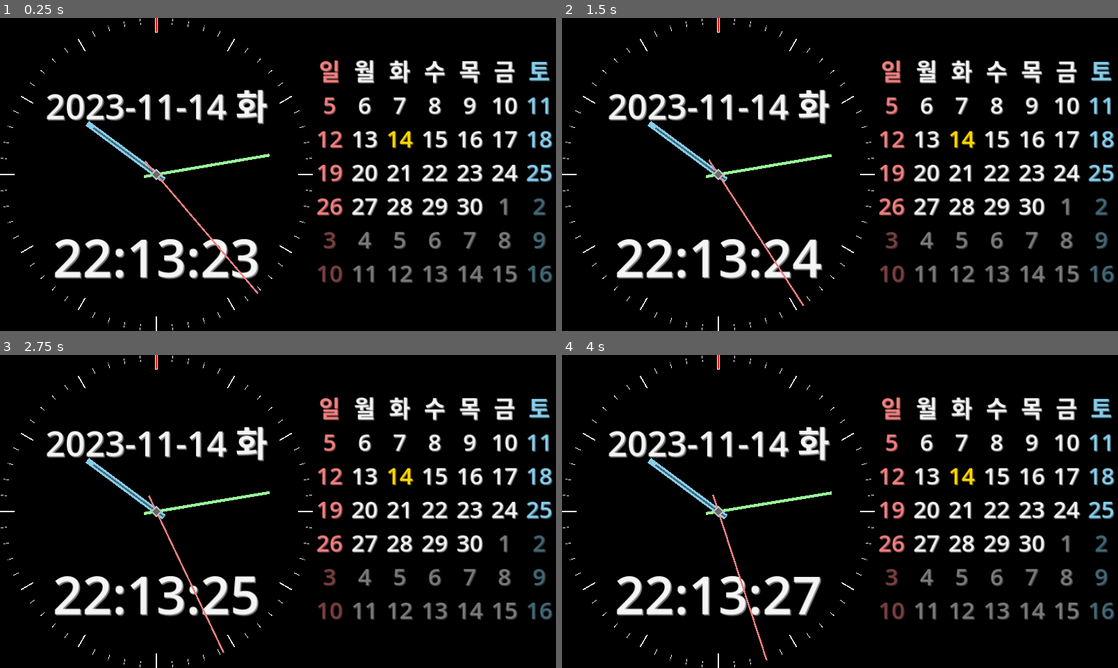
Above: before the commit, frames 1-4 (two rows, left to right).
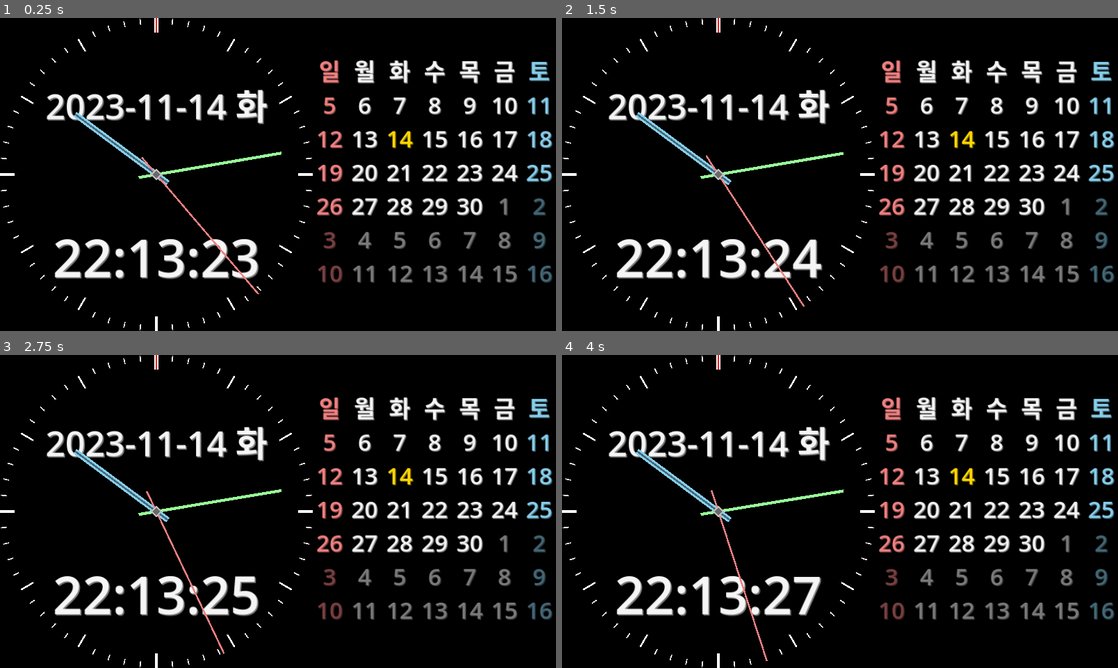
Above: after the commit, the same moments.

Repository: kasworld/gd4analogclockcal
Game: Godot game, scene res://main.tscn
The game is run twice, just before and just after one commit, with the same random seed, the same clock (stepped at 60 frames per second) and the same inputs.
Inputs:
- Up to frame 1 (0.25 s): no input
- Up to frame 2 (1.5 s): no input
- Up to frame 3 (2.75 s): no input
- Up to frame 4 (4 s): no input

The runs differ from the first frame. In frame 1, 0.3% of the frame differs, in the area x 0-57%, y 0-100%; in frame 2, 0.3%; in frame 3, 0.3%; in frame 4, 0.3%.

Commit message:
arrange clock hands

Diff:
--- a/analog_clock.gd
+++ b/analog_clock.gd
@@ -14,9 +14,9 @@
 	cr.color = dict.color
 	cr.anchors_preset = Control.PRESET_CENTER_BOTTOM
 	cr.size = Vector2(dict.width, dict.height)
-	cr.position = Vector2(-dict.width/2, -dict.height/10)
+	cr.position = Vector2(-dict.width/2, -dict.height/8)
 	cr.rotation = 0
-	cr.pivot_offset = Vector2(dict.width/2,dict.height/10)
+	cr.pivot_offset = Vector2(dict.width/2,dict.height/8)
 	return cr
 
 func new_clock_center(co :Color, rad :float, r )->ColorRect:
@@ -39,15 +39,15 @@
 
 	for i in range(0,60):
 		if i == 0:
+			add_child(new_clock_face(Color.WHITE, minute2rad(i), 14, 50))
+			add_child(new_clock_face(Color.RED, minute2rad(i), 4, 50))
+		elif i % 15 ==0:
 			add_child(new_clock_face(Color.WHITE, minute2rad(i), 10, 50))
-			add_child(new_clock_face(Color.RED, minute2rad(i), 4, 48))
-		elif i % 15 ==0:
+			add_child(new_clock_face(Color.MAGENTA, minute2rad(i), 2, 50))
+		elif i % 5 == 0 :
 			add_child(new_clock_face(Color.WHITE, minute2rad(i), 6, 50))
-			add_child(new_clock_face(Color.MAGENTA, minute2rad(i), 2, 48))
-		elif i % 5 == 0 :
-			add_child(new_clock_face(Color.WHITE, minute2rad(i), 4, 50))
 		else :
-			add_child(new_clock_face(Color.WHITE, minute2rad(i), 2, 20))
+			add_child(new_clock_face(Color.WHITE, minute2rad(i), 4, 20))
 
 	HourHand = clock_hand(Global.HandDict.hour)
 	add_child(HourHand)
--- a/global.gd
+++ b/global.gd
@@ -19,22 +19,22 @@
 	"hour" : {
 		"color" :Color.SKY_BLUE,
 		"width" : 20,
-		"height" : 330,
+		"height" : 400,
 	},
 	"hour2" : {
 		"color" :Color.SKY_BLUE.darkened(0.5),
 		"width" : 6,
-		"height" : 300,
+		"height" : 400,
 	},
 	"minute" : {
 		"color" :Color.PALE_GREEN,
 		"width" : 10,
-		"height" : 440,
+		"height" : 500,
 	},
 	"second" : {
 		"color" :Color.LIGHT_CORAL,
 		"width" : 6,
-		"height" : 600,
+		"height" : 620,
 	}
 }
 
